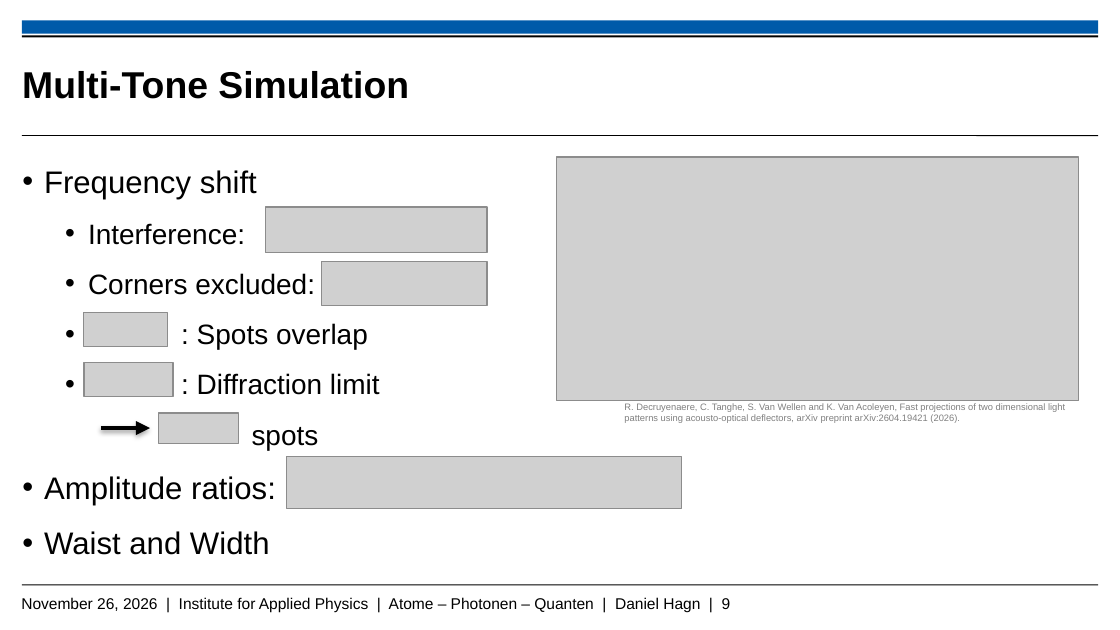
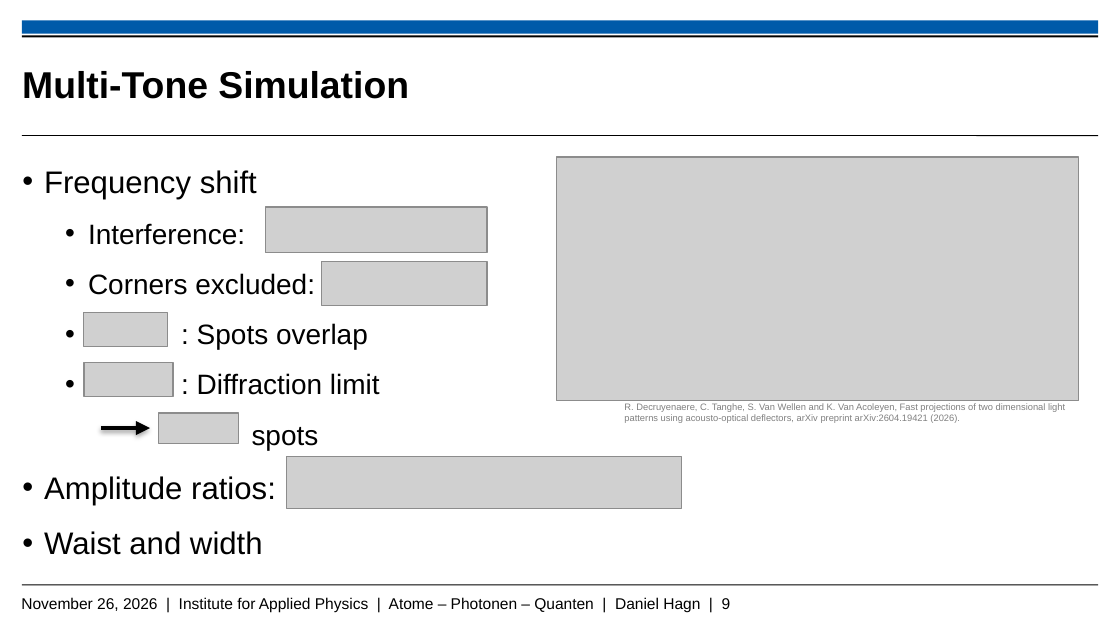
Before and after one commit to Daniel-Hagn-physik/Masterthesis_Backup, a slide deck: slide 9 of Hagn_Daniel_Mastervortrag.pptx. Drawn at 1120x630 pixels with LibreOffice and Linux fonts; fonts in the diff are those of the drawing; grey boxes stand for pictures; background and template pictures are left out. Boxes give left, top, right and bottom in pixels: in the first picture for what was removed or moved away, otherwise in the second. Text is boxed around its words. In the diff, an @@ line names an element or a change of style, - is before the commit and + after.

```diff
--- a/Hagn_Daniel_Mastervortrag.pptx
+++ b/Hagn_Daniel_Mastervortrag.pptx
@@ text at (44,531,263,555): text changed @@
-  • Waist and Width
+  • Waist and width
```
Also in this commit, not shown: 9 other slides changed.
